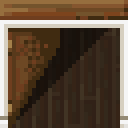
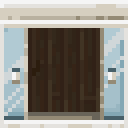
Layered file, before and after one edit (128x128). Changes by layer:
added layer "t_door_glass_o" above "t_glass_door" over [0, 0, 128, 128]
hid "door" over [0, 0, 128, 128]
hid "shadow copy" over [0, 0, 128, 128]
